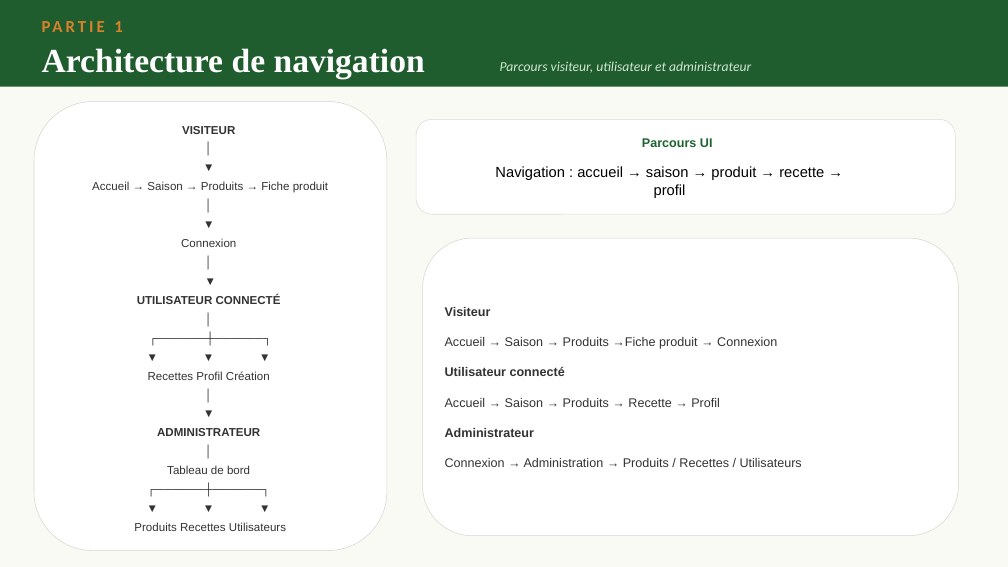
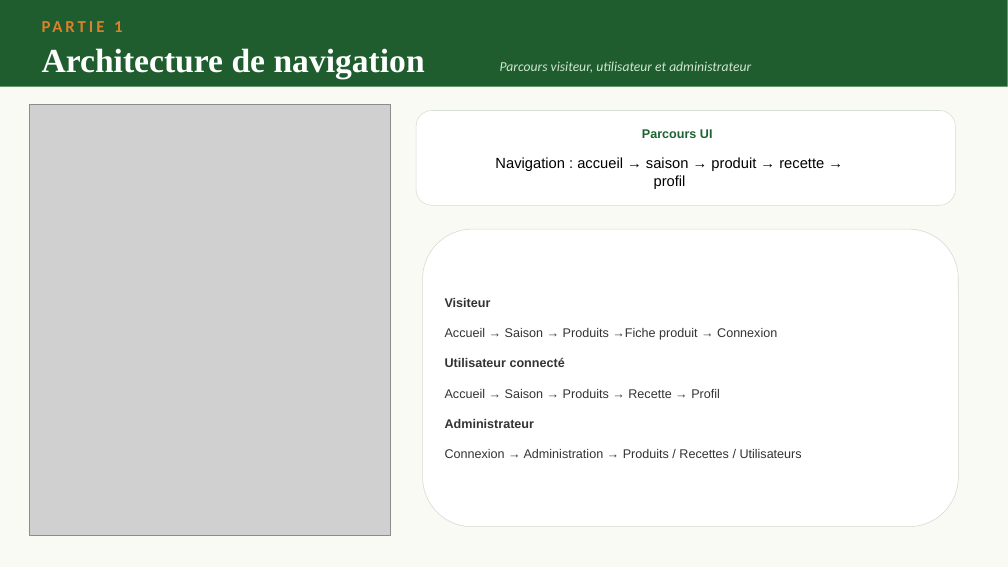
Before and after one commit to Berangere71/Au_fil_des_saisons, a slide deck: slide 7 of Au_fil_des_saisons_soutenance_corrigee.pptx (slide 11 before the commit). Drawn at 1008x567 pixels with LibreOffice and Linux fonts; fonts in the diff are those of the drawing; grey boxes stand for pictures. Boxes give left, top, right and bottom in pixels: in the first picture for what was removed or moved away, otherwise in the second. Text is boxed around its words. In the diff, an @@ line names an element or a change of style, - is before the commit and + after.

```diff
--- a/Au_fil_des_saisons_soutenance_corrigee.pptx
+++ b/Au_fil_des_saisons_soutenance_corrigee.pptx
@@ picture added at (29, 104, 390, 536) @@
@@ rounded rectangle removed at (34, 101, 387, 551) @@
-VISITEUR
-│
-▼
-Accueil → Saison → Produits → Fiche produit
-│
-▼
-Connexion
-│
-▼
-UTILISATEUR CONNECTÉ
-│
-┌──────┼──────┐
-▼ ▼ ▼
-Recettes Profil Création
-│
-▼
-ADMINISTRATEUR
-│
-Tableau de bord
-┌──────┼──────┐
-▼ ▼ ▼
-Produits Recettes Utilisateurs
@@ 2 rounded rectangles, 2 texts: place and size @@
-2 rounded rectangles, 2 texts at (416, 119, 959, 536)
+2 rounded rectangles, 2 texts at (416, 110, 959, 527)
```
Also in this commit, not shown: 27 other slides changed, 1 slide added, 12 other files.
